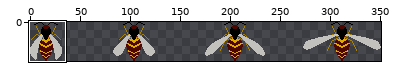
Sprite sheet: Assets/Spritesheet/aziatische_hoornaar_animatie.png. Above, an overview of the earlier version with the close-up marked.
Close-up. The starting point:
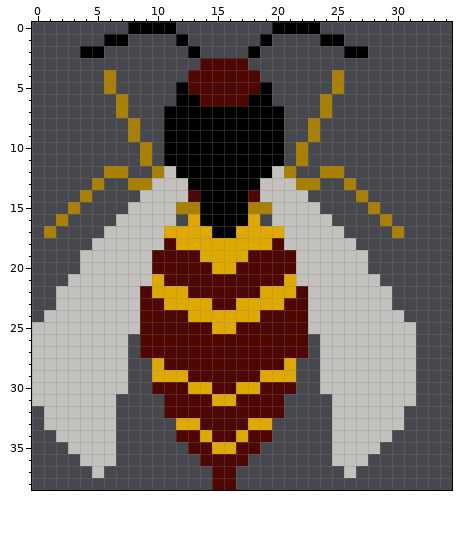
The file is 351x39 pixels. Shown: x 0..34, y 0..38.
Once edited:
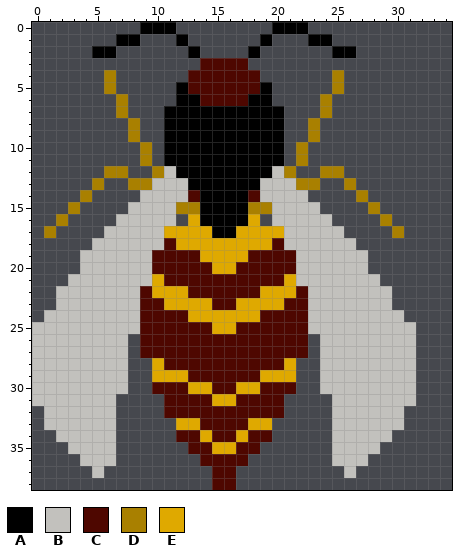
Palette (. is transparent): A #000000  B #c2c1bd  C #4e0700  D #a98000  E #dfa900
Difference:
@@ x 0..34 @@
- 0 ........AAAA........AAAA...........
- 1 ......AA....A......A....AA.........
- 2 ....AA.......A....A.......AA.......
+ 0 .........AAA........AAA............
+ 1 .......AA...A......A...AA..........
+ 2 .....AA......A....A......AA........
  3 ..............CCCC.................
